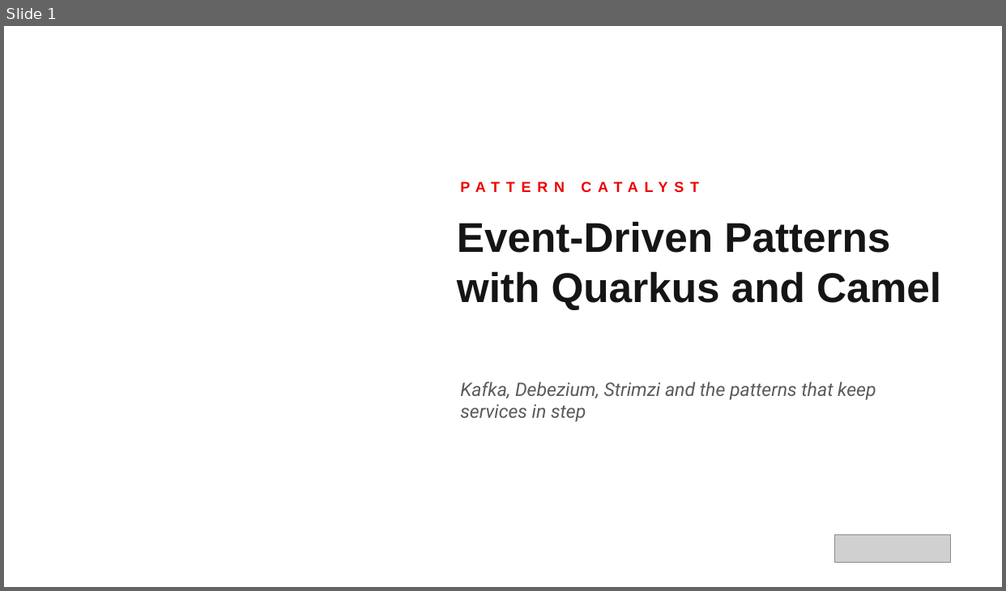
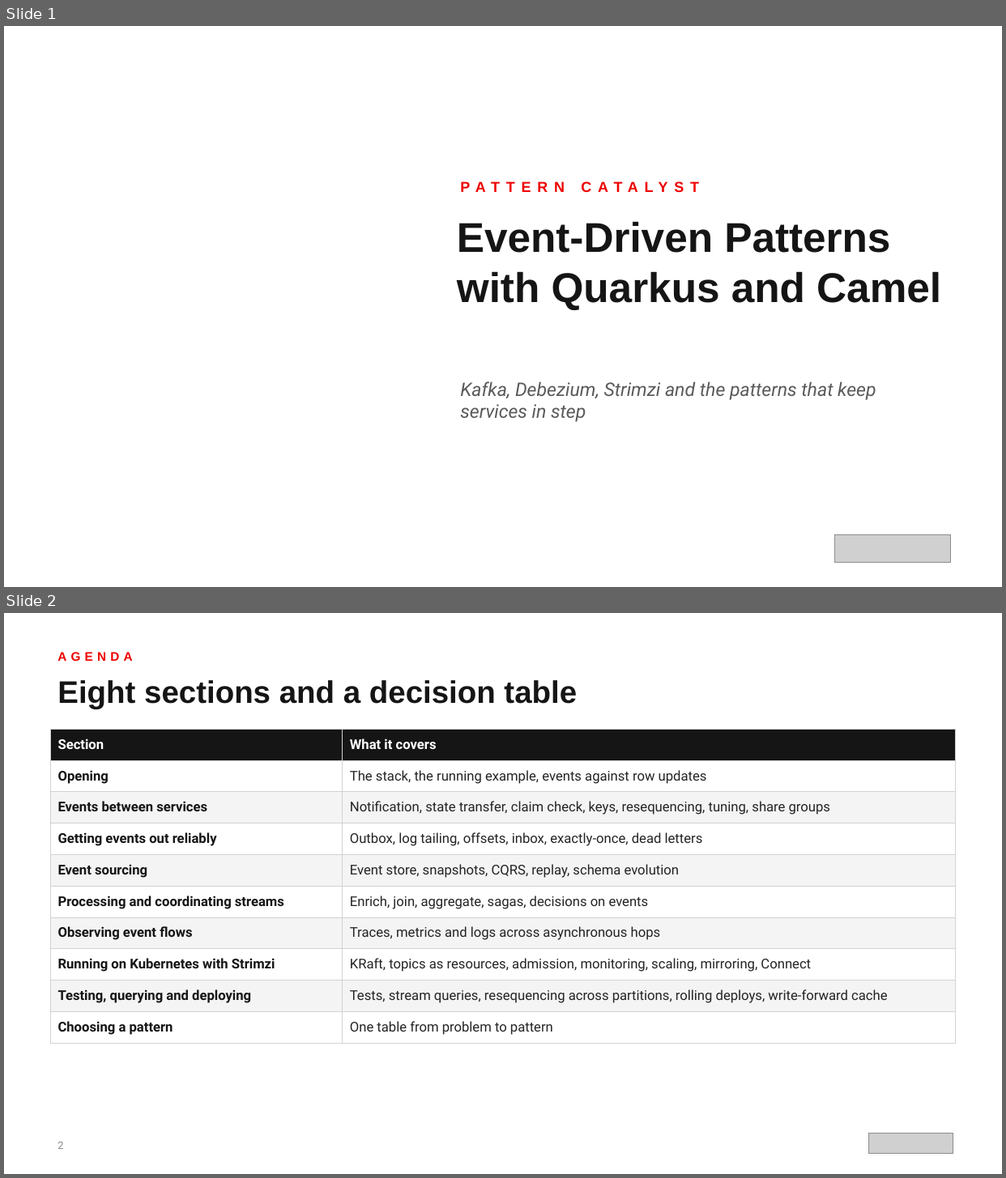
Before and after one commit to patterncatalyst/event-driven-patterns-with-quarkus-and-camel, a slide deck: lgtm-presentation/Event-Driven-Patterns-with-Quarkus-and-Camel.pptx. Shown one above the other, each under a label of ours: slide 1 before the commit, slides 1 and 2 after it. The pictures are 1006x591 and 1006x1178 pixels, drawn with LibreOffice and Linux fonts; fonts in the diff are those of the drawing; grey boxes stand for pictures; background and template pictures are left out. Boxes give left, top, right and bottom in pixels: in the first picture for what was removed or moved away, otherwise in the second. Text is boxed around its words. In the diff, an @@ line names an element or a change of style, - is before the commit and + after.

Commit message:
chore(r15.0): deck sections, text copy, evidence map

```diff
--- a/lgtm-presentation/Event-Driven-Patterns-with-Quarkus-and-Camel.pptx
+++ b/lgtm-presentation/Event-Driven-Patterns-with-Quarkus-and-Camel.pptx
@@ slide 2 added at bbox=[4, 613, 1002, 1174], background #FFFFFF @@
@@ text added at bbox=[57, 652, 132, 661], 12 pt, text #EE0000, bold @@
+AGENDA
@@ text added at bbox=[57, 680, 577, 709], 30 pt, text #151515, bold @@
+Eight sections and a decision table
@@ table added at bbox=[50, 729, 956, 1038], 10 rows, 2 columns @@
+Section | What it covers
+Opening | The stack, the running example, events against row updates
+Events between services | Notification, state transfer, claim check, keys, resequencing, tuning, share groups
+Getting events out reliably | Outbox, log tailing, offsets, inbox, exactly-once, dead letters
+Event sourcing | Event store, snapshots, CQRS, replay, schema evolution
+Processing and coordinating streams | Enrich, join, aggregate, sagas, decisions on events
+Observing event flows | Traces, metrics and logs across asynchronous hops
+Running on Kubernetes with Strimzi | KRaft, topics as resources, admission, monitoring, scaling, mirroring, Connect
+Testing, querying and deploying | Tests, stream queries, resequencing across partitions, rolling deploys, write-forward cache
+Choosing a pattern | One table from problem to pattern
@@ text added at bbox=[57, 1142, 63, 1149], 10 pt, text #8A8A8A @@
+2
@@ picture added at bbox=[868, 1133, 953, 1153] @@
```
Also in this commit, not shown: 118 other slides added, 1 slide removed, 11 other files.
